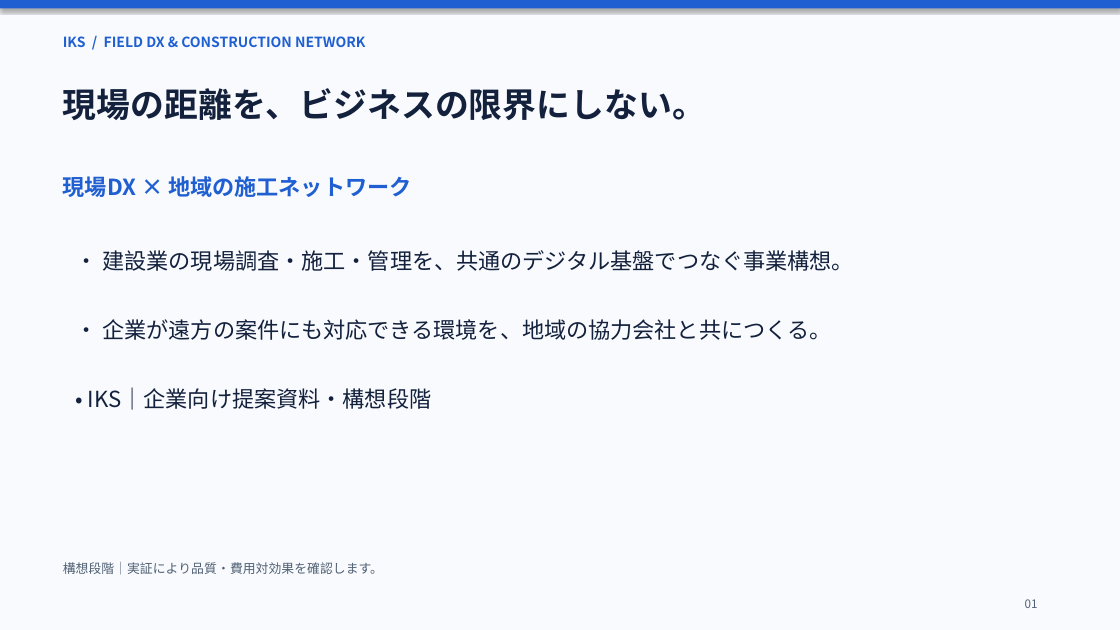
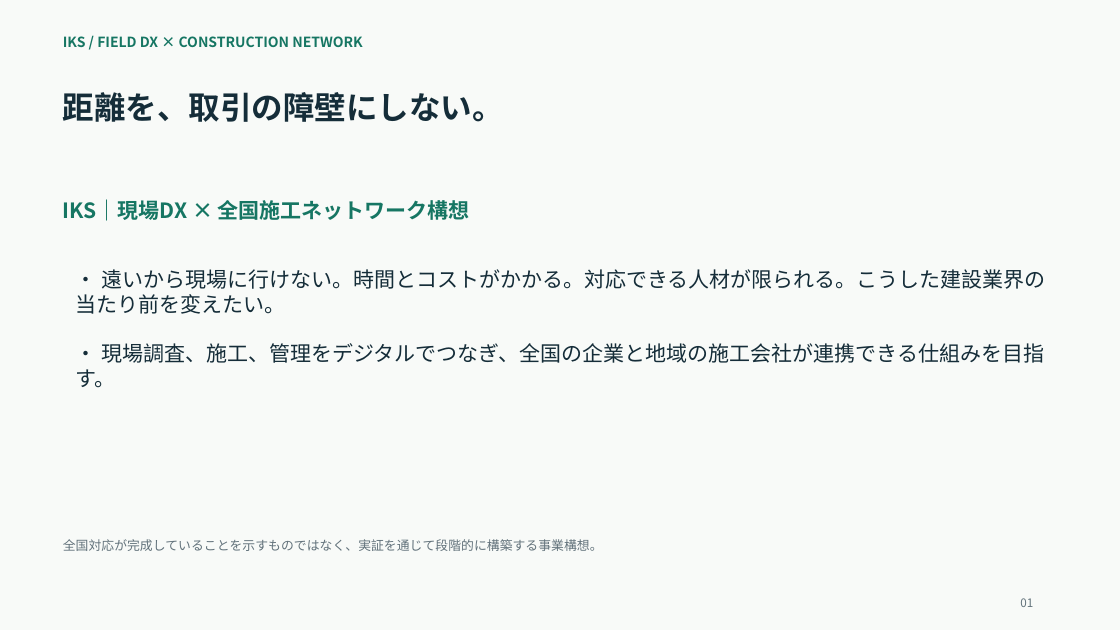
Before and after one commit to kametyosu/IKS-HP, a slide deck: slide 1 of proposal.pptx. Drawn at 1120x630 pixels with LibreOffice and Linux fonts; fonts in the diff are those of the drawing. Boxes give left, top, right and bottom in pixels: in the first picture for what was removed or moved away, otherwise in the second. Text is boxed around its words. In the diff, an @@ line names an element or a change of style, - is before the commit and + after.

```diff
--- a/proposal.pptx
+++ b/proposal.pptx
@@ background #F8FAFD to #F8FAF8 @@
@@ rectangle removed at (0,0,1120,8) @@
@@ text at (63,36,362,47): text changed; text colour #1F5FD1 to #167663 @@
-IKS / FIELD DX & CONSTRUCTION NETWORK
+IKS / FIELD DX × CONSTRUCTION NETWORK
@@ text at (63,92,504,122): text changed; size 29 to 27 pt; text colour #13213D to #152D39 @@
-現場の距離を、ビジネスの限界にしない。
+距離を、取引の障壁にしない。
@@ text at (63,199,470,221): text changed; size 19 to 18 pt; text colour #1F5FD1 to #167663 @@
-現場DX × 地域の施工ネットワーク
+IKS｜現場DX × 全国施工ネットワーク構想
@@ text added at (75,269,1046,314), 18 pt, text #152D39 @@
+• 遠いから現場に行けない。時間とコストがかかる。対応できる人材が限られる。こうした建設業界の当たり前を変えたい。
@@ text at (75,343,1044,388): text changed; size 19 to 18 pt; text colour #13213D to #152D39 @@
-• 建設業の現場調査・施工・管理を、共通のデジタル基盤でつなぐ事業構想。
+• 現場調査、施工、管理をデジタルでつなぎ、全国の企業と地域の施工会社が連携できる仕組みを目指す。
@@ text removed at (88,387,431,410) @@
-• IKS｜企業向け提案資料・構想段階
@@ text at (63,539,603,551): text changed; size 19 to 11 pt; text colour #13213D to #62727B @@
-• 企業が遠方の案件にも対応できる環境を、地域の協力会社と共につくる。
+全国対応が完成していることを示すものではなく、実証を通じて段階的に構築する事業構想。
@@ text removed at (63,562,383,575) @@
-構想段階｜実証により品質・費用対効果を確認します。
@@ text "01" at (1020,598,1033,607): text colour #506074 to #62727B; less space between paragraphs @@
```
Also in this commit, not shown: 6 other slides changed, 3 slides added, 3 slides removed, 4 other files.
